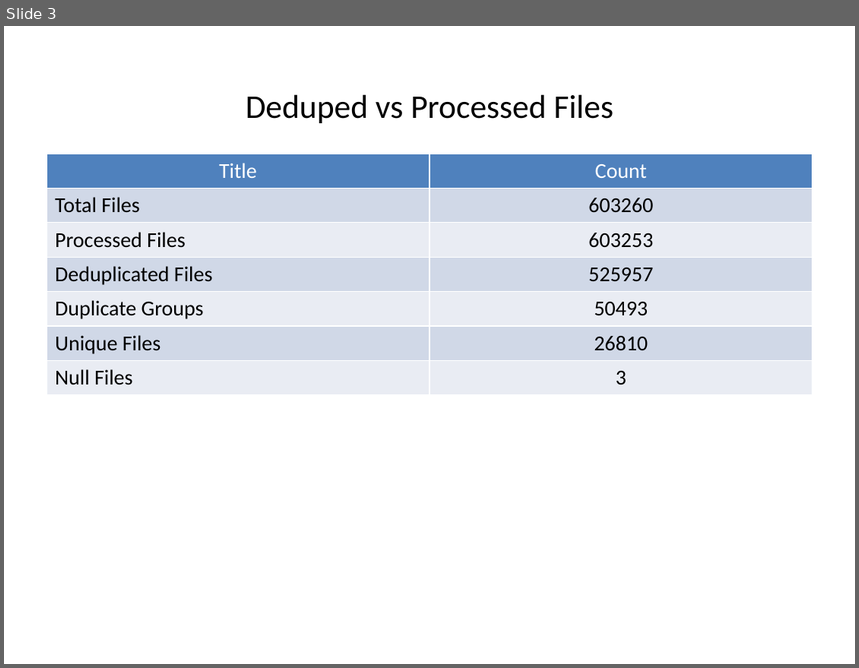
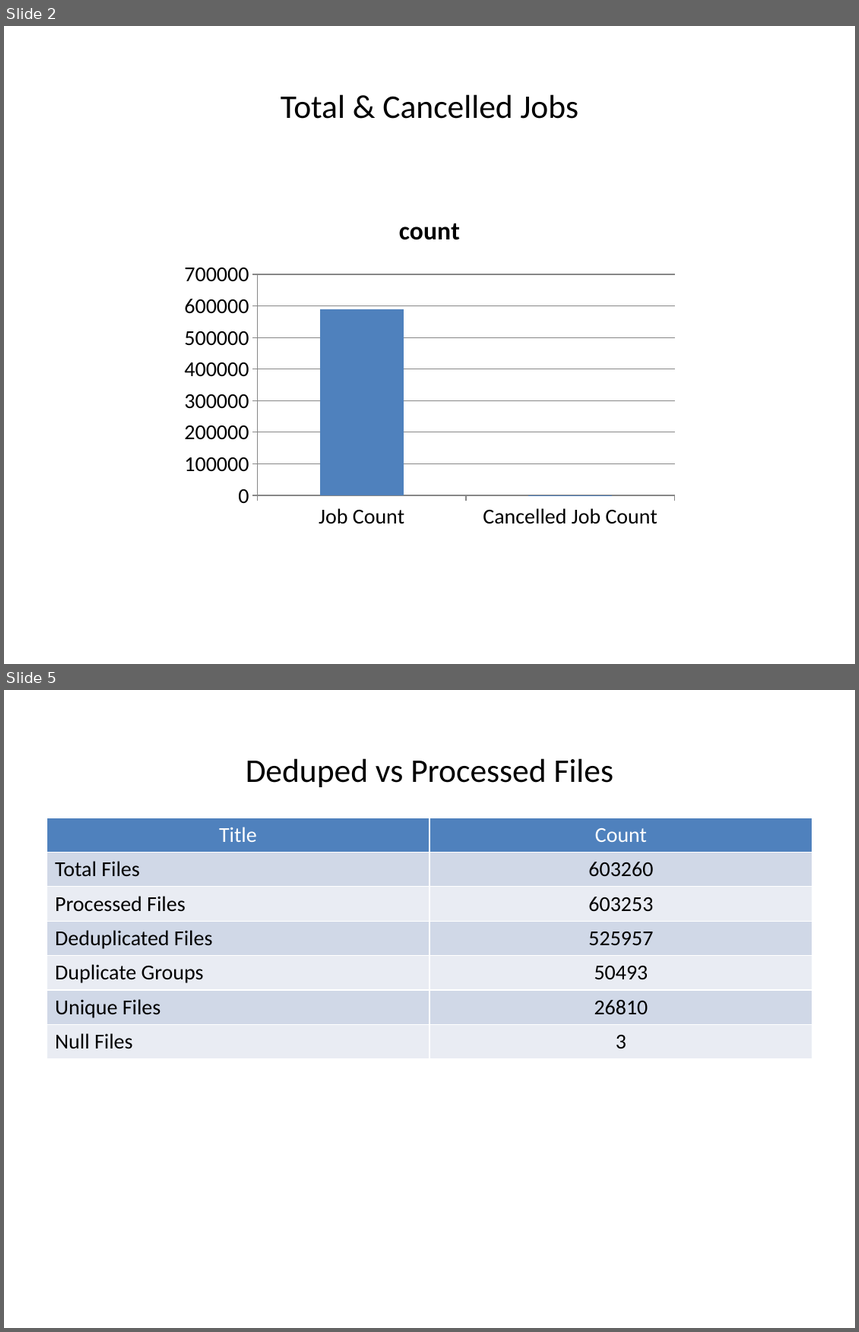
Before and after one commit to JezreelHazelEndaya/JRClient-, a slide deck: status_report.pptx. Shown one above the other, each under a label of ours: slide 3 before the commit, slides 2 and 5 after it; the slides between them are not shown. The pictures are 859x668 and 859x1332 pixels, drawn with LibreOffice and Linux fonts; fonts in the diff are those of the drawing. Boxes give left, top, right and bottom in pixels: in the first picture for what was removed or moved away, otherwise in the second. Text is boxed around its words. In the diff, an @@ line names an element or a change of style, - is before the commit and + after.

```diff
--- a/status_report.pptx
+++ b/status_report.pptx
@@ slide 2 added at (4, 26, 855, 664), background #FFFFFF @@
@@ title added at (281, 94, 579, 119), 28 pt, text #000000 @@
+Total & Cancelled Jobs
@@ column chart added at (174, 196, 685, 537) @@
+title "count"
+categories: Job Count, Cancelled Job Count
+count: 590000, 0
@@ what was slide 3 is now slide 5 @@
```
Also in this commit, not shown: 2 slides changed, 4 other slides added, 5 other files.
